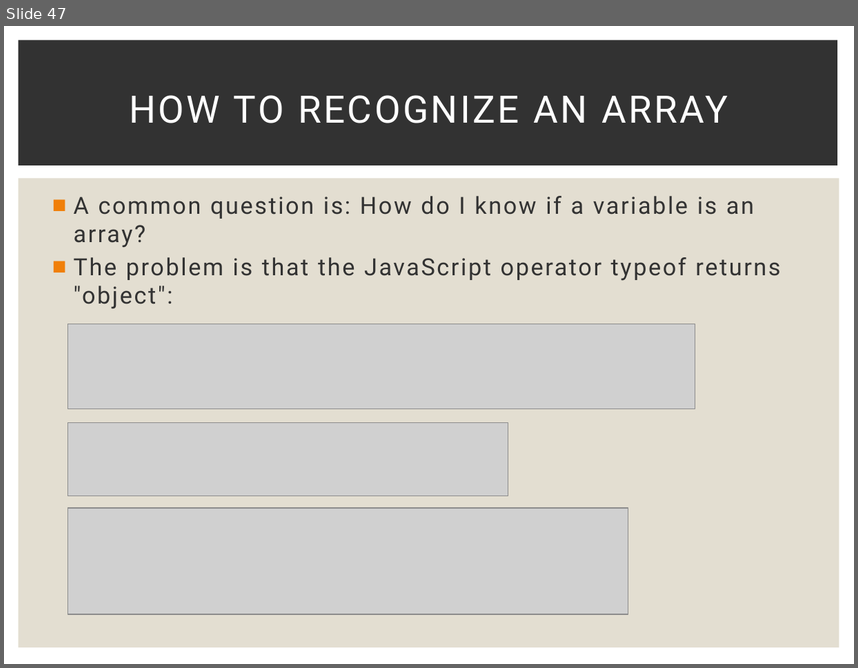
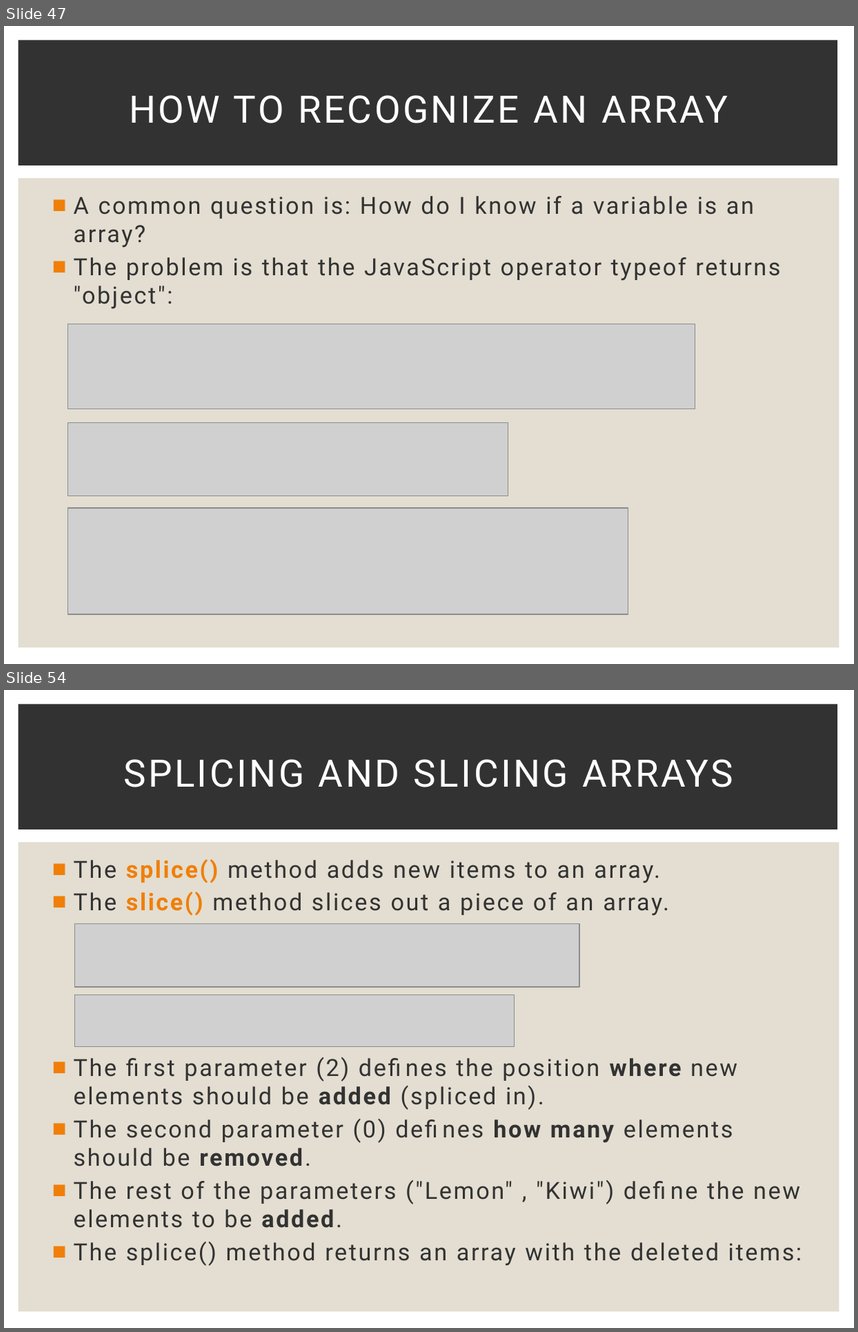
Before and after one commit to Karamihova/Fundamentals-JS, a slide deck: Programming Prep.pptx. Shown one above the other, each under a label of ours: slide 47 before the commit, slides 47 and 54 after it; the slides between them are not shown. The pictures are 858x668 and 858x1332 pixels, drawn with LibreOffice and Linux fonts; fonts in the diff are those of the drawing; grey boxes stand for pictures. Boxes give left, top, right and bottom in pixels: in the first picture for what was removed or moved away, otherwise in the second. Text is boxed around its words. In the diff, an @@ line names an element or a change of style, - is before the commit and + after.

Commit message:
Exercise Arrays

```diff
--- a/Programming Prep.pptx
+++ b/Programming Prep.pptx
@@ slide 54 added at [4, 690, 854, 1328], background #FFFFFF; not listed: 2 template elements that a slide beside it also shows @@
@@ title added at [123, 759, 733, 787], 32 pt, text #FFFFFF @@
+SPLICING AND SLICING ARRAYS
@@ text added at [74, 859, 802, 1265], 20 pt, text #323232 @@
+■ The splice() method adds new items to an array.
+■ The slice() method slices out a piece of an array.
+■ The first parameter (2) defines the position where new elements should be added (spliced in).
+■ The second parameter (0) defines how many elements should be removed.
+■ The rest of the parameters ("Lemon" , "Kiwi") define the new elements to be added.
+■ The splice() method returns an array with the deleted items:
@@ picture added at [74, 924, 579, 987] @@
@@ picture added at [74, 994, 514, 1046] @@
```
Also in this commit, not shown: 10 other slides added, 9 other files.
